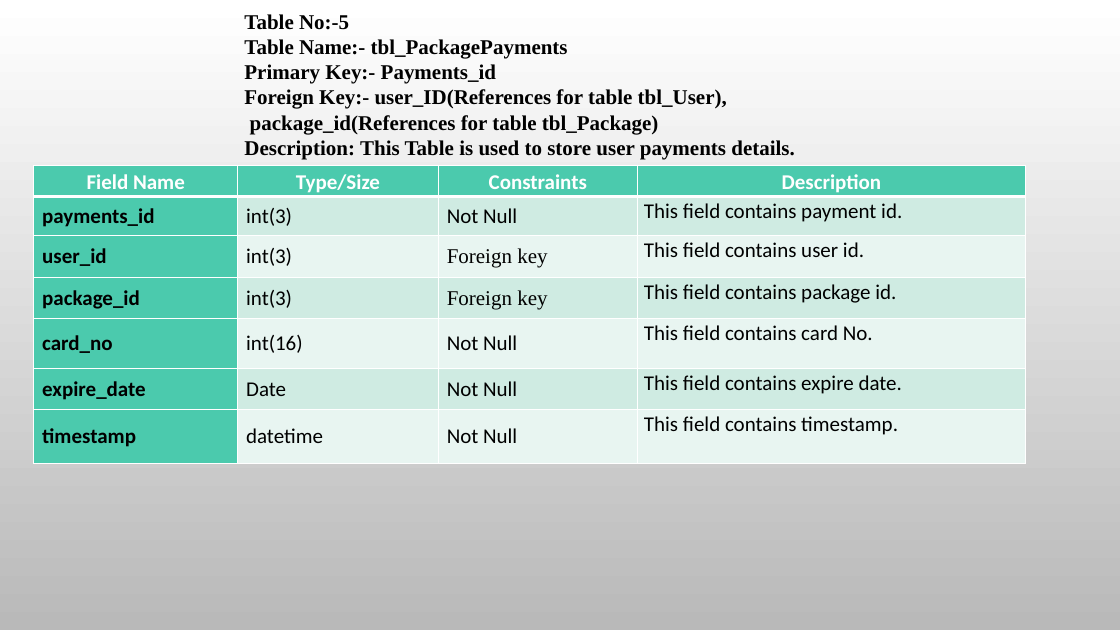
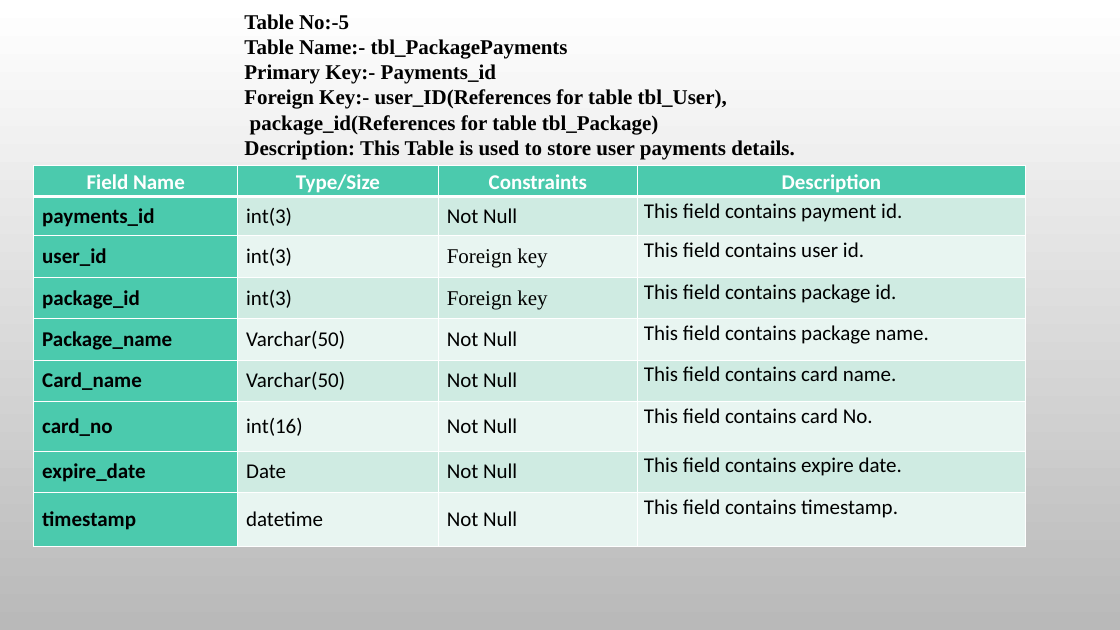
Before and after one commit to vivek-patel007/hi5-sharing-social-media-website, a slide deck: slide 16 of documents/hi5 .pptx. Drawn at 1120x630 pixels with LibreOffice and Linux fonts; fonts in the diff are those of the drawing; background and template pictures are left out. Boxes give left, top, right and bottom in pixels: in the first picture for what was removed or moved away, otherwise in the second. Text is boxed around its words. In the diff, an @@ line names an element or a change of style, - is before the commit and + after.

```diff
--- a/documents/hi5 .pptx
+++ b/documents/hi5 .pptx
@@ table at (34, 166, 1026, 546) @@
+row 5: Package_name | Varchar(50) | Not Null | This field contains package name.
+row 6: Card_name | Varchar(50) | Not Null | This field contains card name.
```
Also in this commit, not shown: 20 other files.
